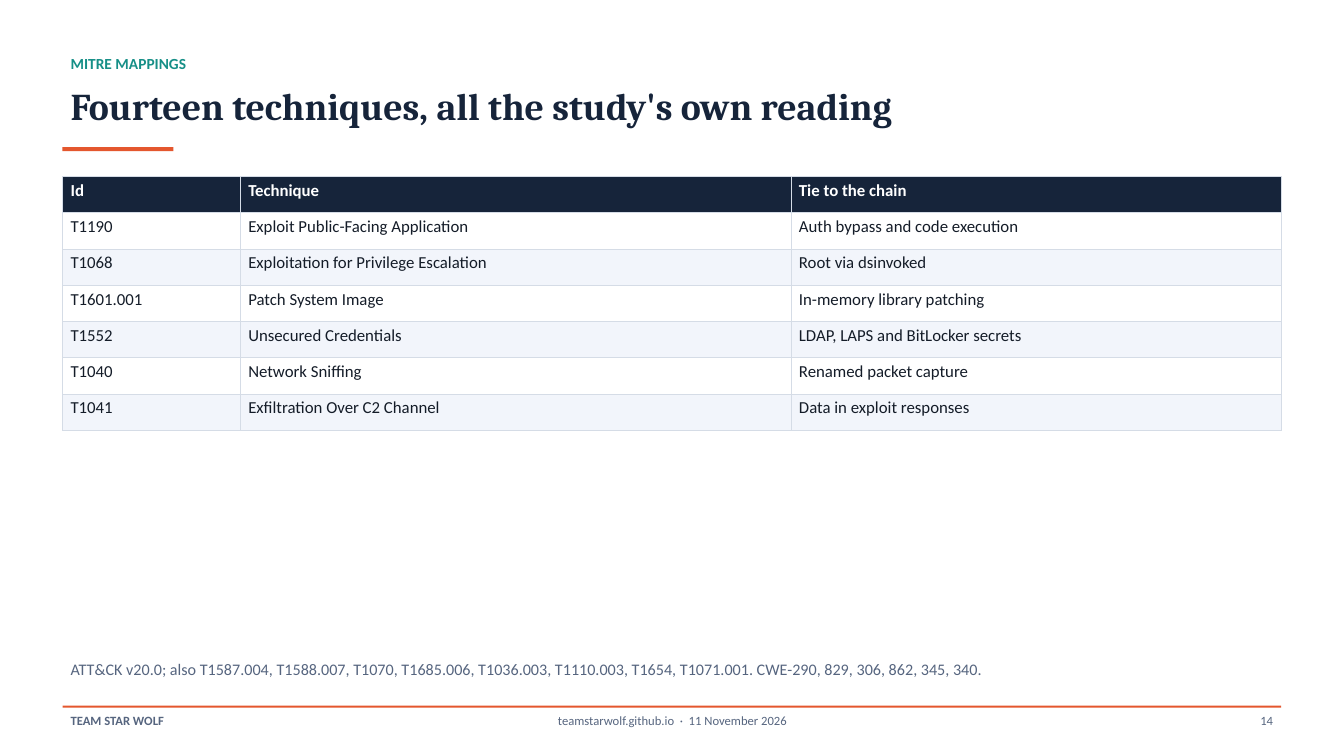
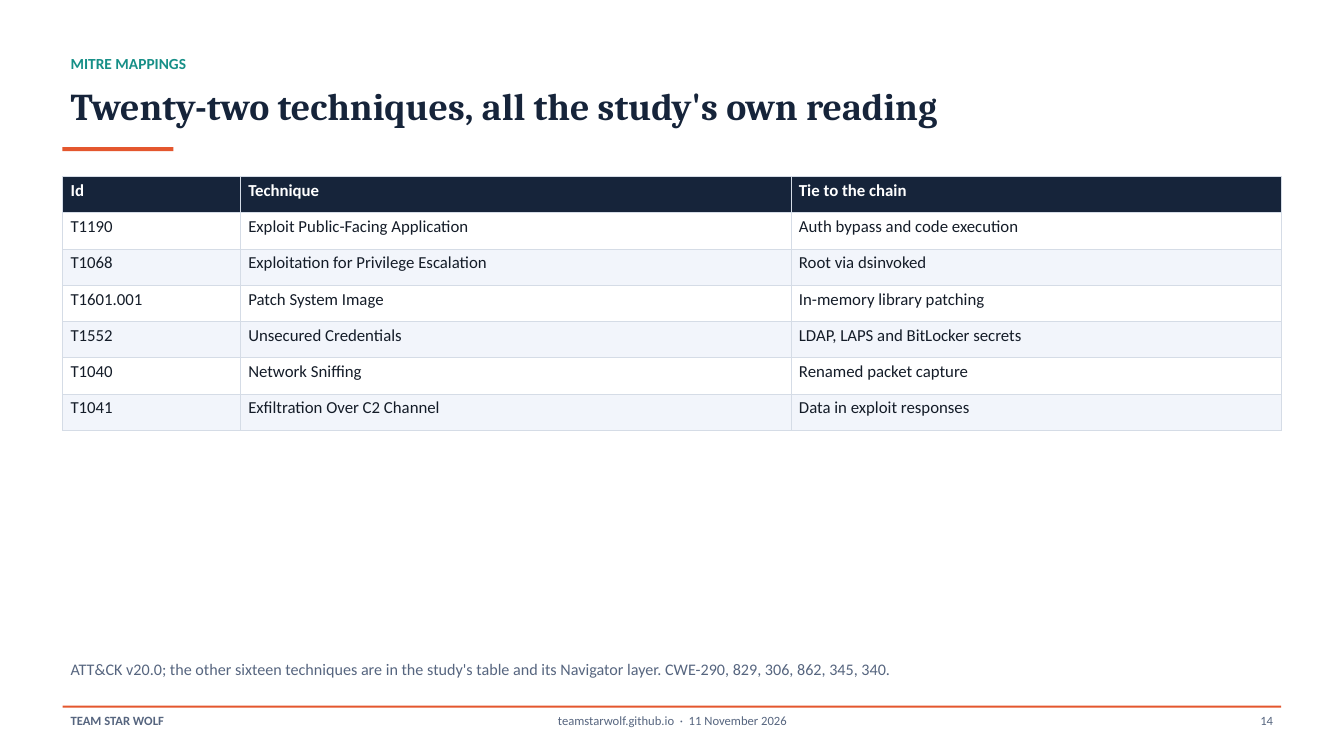
Before and after one commit to TeamStarWolf/TeamStarWolf, a slide deck: slide 14 of case-studies/slides/Ivanti_Connect_Secure_2026_Case_Study.pptx. Drawn at 1344x756 pixels with LibreOffice and Linux fonts; fonts in the diff are those of the drawing. Boxes give left, top, right and bottom in pixels: in the first picture for what was removed or moved away, otherwise in the second. Text is boxed around its words. In the diff, an @@ line names an element or a change of style, - is before the commit and + after.

```diff
--- a/case-studies/slides/Ivanti_Connect_Secure_2026_Case_Study.pptx
+++ b/case-studies/slides/Ivanti_Connect_Secure_2026_Case_Study.pptx
@@ text at <box>71,93,937,129</box>: text changed @@
-Fourteen techniques, all the study's own reading
+Twenty-two techniques, all the study's own reading
@@ text at <box>71,664,890,678</box>: text changed @@
-ATT&CK v20.0; also T1587.004, T1588.007, T1070, T1685.006, T1036.003, T1110.003, T1654, T1071.001. CWE-290, 829, 306, 862, 345, 340.
+ATT&CK v20.0; the other sixteen techniques are in the study's table and its Navigator layer. CWE-290, 829, 306, 862, 345, 340.
```
Also in this commit, not shown: 16 other files.
